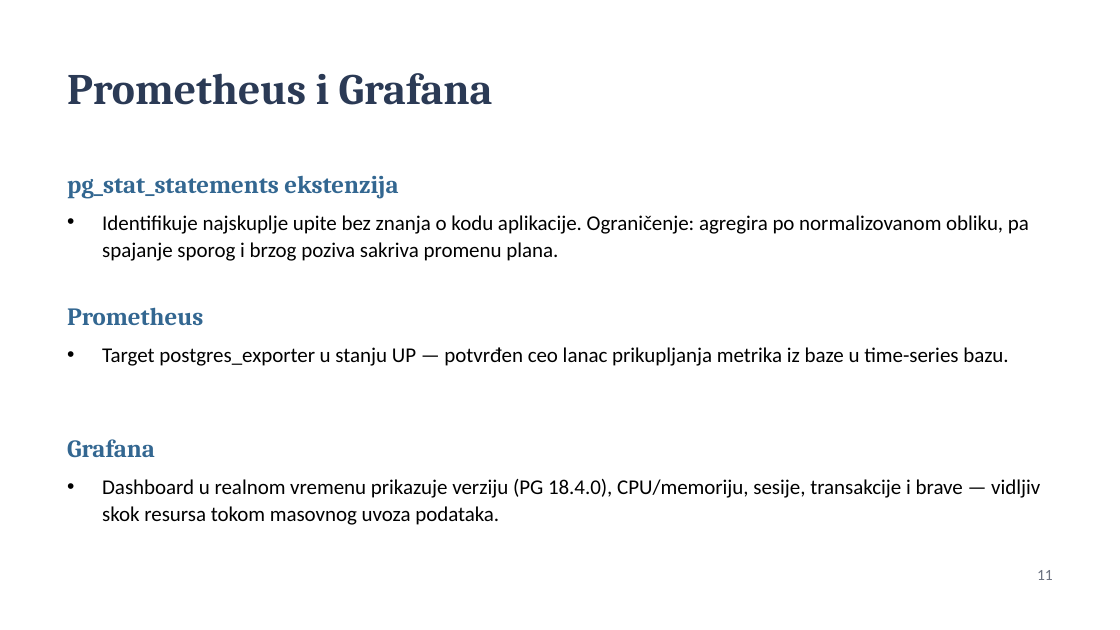
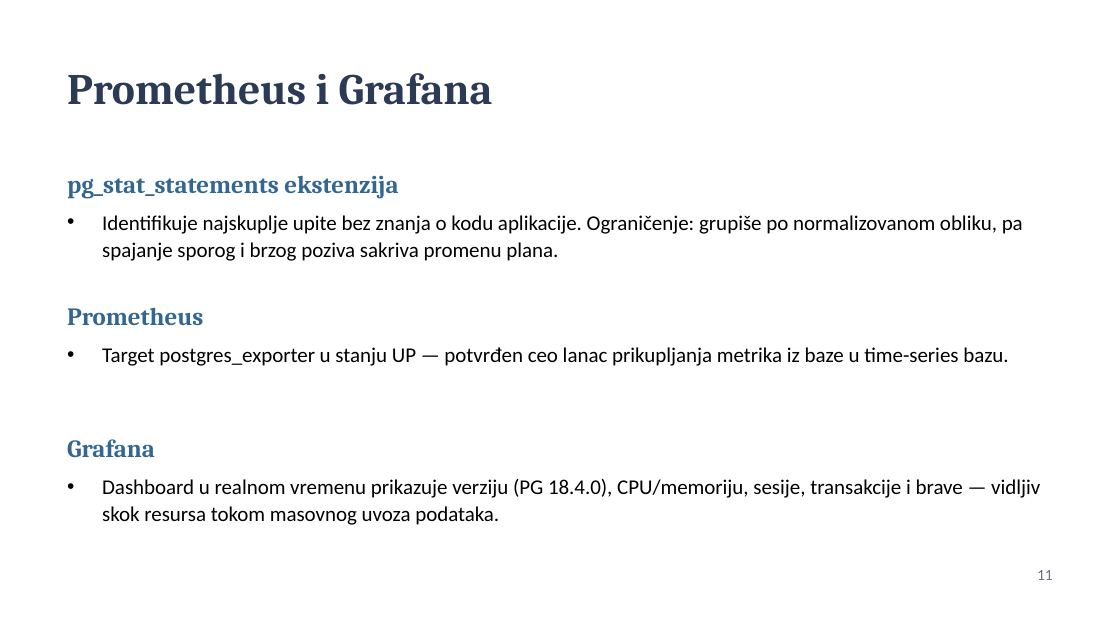
Before and after one commit to NemanjaCyber/SZUBP, a slide deck: slide 11 of P3/Monitoring_PostgreSQL_prezentacija.pptx. Drawn at 1120x630 pixels with LibreOffice and Linux fonts; fonts in the diff are those of the drawing. Boxes give left, top, right and bottom in pixels: in the first picture for what was removed or moved away, otherwise in the second. Text is boxed around its words. In the diff, an @@ line names an element or a change of style, - is before the commit and + after.

```diff
--- a/P3/Monitoring_PostgreSQL_prezentacija.pptx
+++ b/P3/Monitoring_PostgreSQL_prezentacija.pptx
@@ text at [102, 215, 1023, 261]: text changed @@
-• Identifikuje najskuplje upite bez znanja o kodu aplikacije. Ograničenje: agregira po normalizovanom obliku, pa spajanje sporog i brzog poziva sakriva promenu plana.
+• Identifikuje najskuplje upite bez znanja o kodu aplikacije. Ograničenje: grupiše po normalizovanom obliku, pa spajanje sporog i brzog poziva sakriva promenu plana.
```
Also in this commit, not shown: 2 other slides changed, 3 other files.
